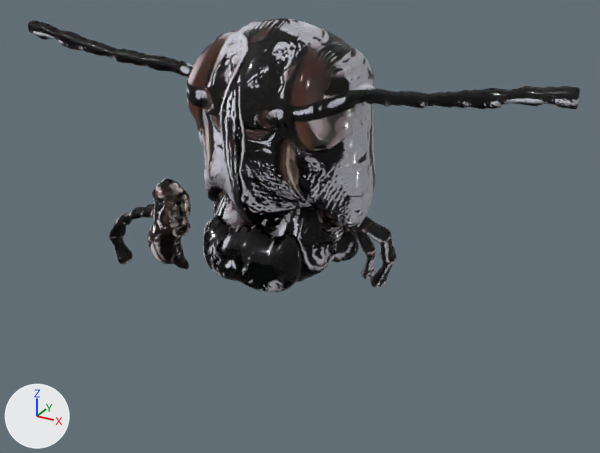
The glTF model grasshopper_mouthparts/grasshopper_mouthparts.glb as it was, and as the next commit left it.
Rendered twice from a camera (50 mm lens) standing at (4.53, -8.04, 4.89) and looking at (-0.04, 0.28, 0.73). The lights are fixed; the arrows at lower left show +X, +Y and +Z. The older version comes first. Both versions are drawn at frame 100 of the action 'Maxilla_RAction'; the numbers are the values there. Vertices at exactly the same position are counted once.

Objects in the first picture: 'Head_Capsule', 'Labrum', 'Mandible_L', 'Maxilla_L', 'Maxilla_R' and 2 more.
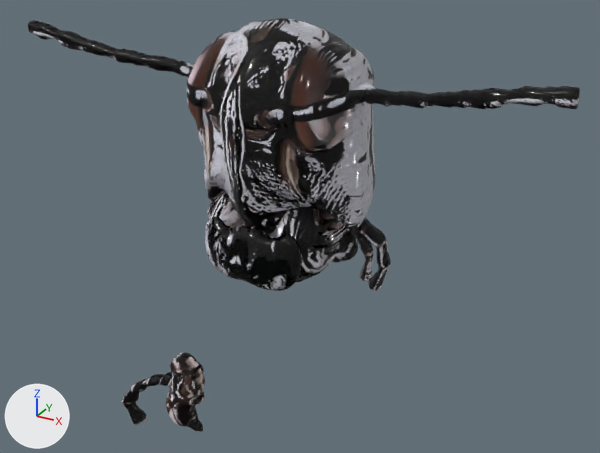
What changed in the scene script:
```text
Change me_labrum:
    used by ob_labrum; location = (-0.01, -0.82, 0.84); rotation_euler = (0.08, 0.0, 0.0), in degrees (4.6, 0, 0)
    remove me_labrum.from_pydata(...)  # 4284 vertices, 8564 faces; spans x -0.634..0.627, y -0.427..0.062, z -0.382..0.381
    add me_labrum.from_pydata(...)  # 4284 vertices, 8564 faces; spans x -0.634..0.627, y -0.328..-0.017, z -0.382..0.381
    me_labrum part 1: 4261 of 4284 vertices moved; they spanned x -0.634..0.627, y -0.427..0.062, z -0.382..0.381 and now span x -0.634..0.627, y -0.328..-0.017, z -0.382..0.381; mean shift (0.0, -0.013, 0.0); largest move (-0.005, -0.04, 0.01) -> (-0.005, -0.186, 0.01)
Change me_mandible_l:
    used by ob_mandible_l; location = (0.34, -0.32, 0.96); rotation_euler = (0.0, -0.08, 0.0), in degrees (0, -4.6, 0)
    remove me_mandible_l.from_pydata(...)  # 4758 vertices, 9512 faces; spans x -0.506..0.516, y -0.507..0.388, z -0.622..0.639
    add me_mandible_l.from_pydata(...)  # 4758 vertices, 9512 faces; spans x -0.506..0.516, y -0.607..0.454, z -0.622..0.639
    me_mandible_l part 2: 4697 of 4758 vertices moved; they spanned x -0.506..0.516, y -0.507..0.388, z -0.622..0.639 and now span x -0.506..0.516, y -0.607..0.454, z -0.622..0.639; mean shift (0.0, -0.016, 0.0); largest move (0.425, -0.203, 0.05) -> (0.425, -0.322, 0.05)
Change me_maxilla_l:
    used by ob_maxilla_l; location = (0.72, 0.22, 0.87); rotation_euler = (0.0, -0.05, 0.0), in degrees (0, -2.9, 0)
    remove me_maxilla_l.from_pydata(...)  # 3808 vertices, 7612 faces; spans x -0.586..0.556, y -0.298..0.21, z -0.686..0.717
    add me_maxilla_l.from_pydata(...)  # 3808 vertices, 7612 faces; spans x -0.586..0.556, y -0.323..0.171, z -0.686..0.717
    me_maxilla_l part 3: 3743 of 3808 vertices moved; they spanned x -0.586..0.556, y -0.298..0.21, z -0.686..0.717 and now span x -0.586..0.556, y -0.323..0.171, z -0.686..0.717; mean shift (0.0, -0.032, 0.0); largest move (0.556, -0.02, -0.275) -> (0.556, -0.202, -0.275)
Change me_maxilla_r:
    used by ob_maxilla_r; location = (-2.19, 0.0, 0.41)
    remove me_maxilla_r.from_pydata(...)  # 3940 vertices, 7876 faces; spans x -0.656..0.667, y -0.295..0.211, z -0.696..0.707
    add me_maxilla_r.from_pydata(...)  # 3940 vertices, 7876 faces; spans x -0.656..0.667, y -0.341..0.172, z -0.696..0.707
    me_maxilla_r part 4: 3877 of 3940 vertices moved; they spanned x -0.656..0.667, y -0.295..0.211, z -0.696..0.707 and now span x -0.656..0.667, y -0.341..0.172, z -0.696..0.707; mean shift (0.0, -0.032, 0.0); largest move (-0.656, -0.018, -0.245) -> (-0.656, -0.207, -0.245)
Change ob_maxilla_r:
    ob_maxilla_r.location: (-2.19, 0.0, 0.41) -> (-2.1, 0.0, -2.2)
```

Boxes (x1, y1, x2, y2) around the edits, measured in the pictures (600 x 453 px):
'Maxilla_R', reshaped, moved (12% shorter): before (109, 178, 191, 269); after (122, 352, 205, 432)
'Labrum', reshaped: before (203, 215, 304, 292); after (205, 216, 303, 291)
'Mandible_L', reshaped (7% wider): before (269, 208, 343, 282); after (268, 207, 347, 282)
'Maxilla_L', reshaped (9% narrower): before (332, 216, 397, 288); after (332, 218, 391, 291)
